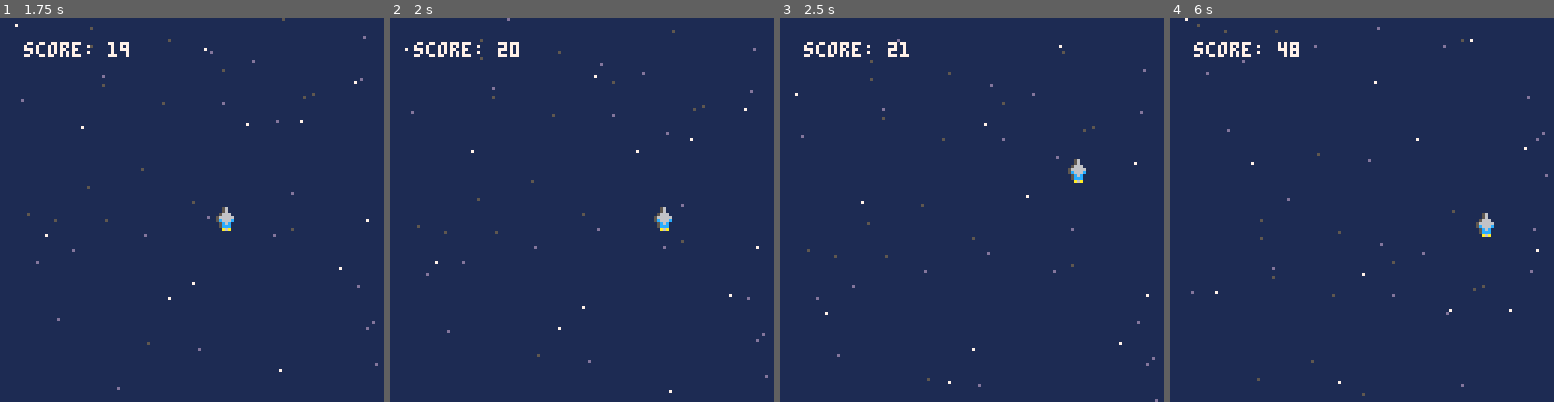
Above: before the commit, frames 1-4 (left to right).
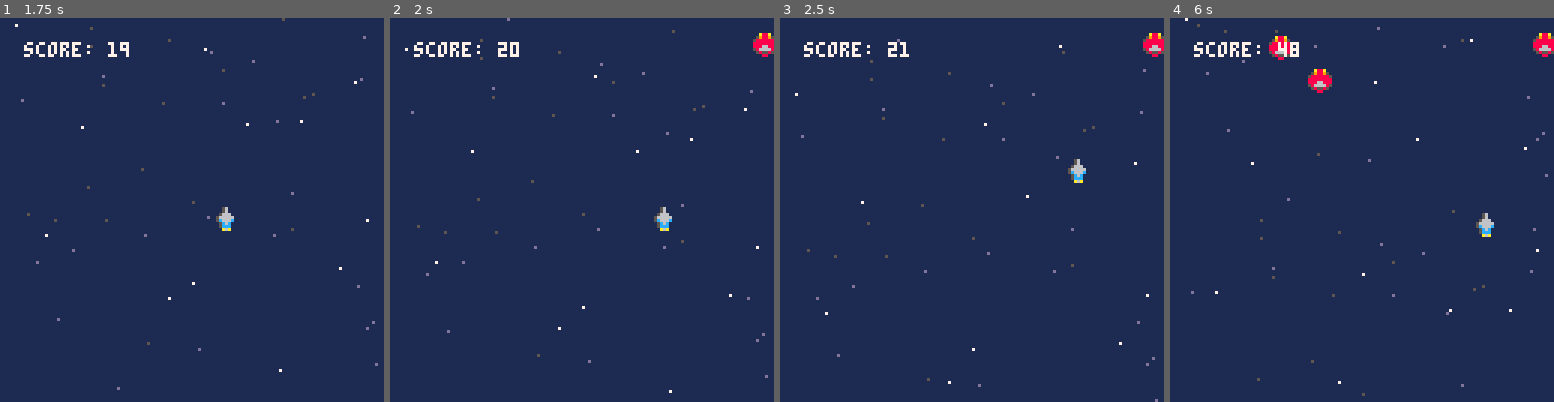
Above: after the commit, the same moments.

Repository: djc5627/pico8-first-game
Game: PICO-8 cartridge first_game.p8
Two runs of this game, one before a commit and one after it. Both use one fixed random seed, a clock stepped at 60 frames per second and the inputs below.
Inputs:
- Up to frame 1 (1.75 s): hold Right from 1.6 s (still down)
- Up to frame 2 (2 s): keep holding Right
- Up to frame 3 (2.5 s): release Right at 2.1 s; hold Up 2.15-2.42 s; hold Right from 2.47 s (still down)
- Up to frame 4 (6 s): release Right at 3.03 s; hold Left 3.08-3.58 s; hold Down 3.63-3.97 s; hold Right 4.02-4.68 s; hold Up 4.73-5.03 s; hold Left 5.08-5.68 s; hold Down from 5.73 s (still down)

Frame 1 is identical in both runs. In frame 2, 0.3% of the frame differs, in the area x 94-100%, y 3-11%; in frame 3, 0.3%; in frame 4, 0.8%, in the area x 25-100%, y 3-20%.

Commit message:
Add enemy and enemy spawner.

Diff:
--- a/first_game.p8
+++ b/first_game.p8
@@ -7,15 +7,17 @@
 #include src/star.lua
 #include src/starfield.lua
 #include src/hit.lua
+#include src/enemy.lua
+#include src/enemy_spawner.lua
 __gfx__
-00056000000000000000000000000000000000000000000000000000000000000000000000000000000000000000000000000000000000000000000000000000
-00056000000000000000000000000000000000000000000000000000000000000000000000000000000000000000000000000000000000000000000000000000
-00566600000000000000000000000000000000000000000000000000000000000000000000000000000000000000000000000000000000000000000000000000
-05666660000000000000000000000000000000000000000000000000000000000000000000000000000000000000000000000000000000000000000000000000
-05c666c0000000000000000000000000000000000000000000000000000000000000000000000000000000000000000000000000000000000000000000000000
-005c6c00000000000000000000000000000000000000000000000000000000000000000000000000000000000000000000000000000000000000000000000000
-005ccc00000000000000000000000000000000000000000000000000000000000000000000000000000000000000000000000000000000000000000000000000
-000a6a00000000000000000000000000000000000000000000000000000000000000000000000000000000000000000000000000000000000000000000000000
+0005600000a88a000000000000000000000000000000000000000000000000000000000000000000000000000000000000000000000000000000000000000000
+00056000059889500000000000000000000000000000000000000000000000000000000000000000000000000000000000000000000000000000000000000000
+00566600588888850000000000000000000000000000000000000000000000000000000000000000000000000000000000000000000000000000000000000000
+05666660888888880000000000000000000000000000000000000000000000000000000000000000000000000000000000000000000000000000000000000000
+05c666c0888668880000000000000000000000000000000000000000000000000000000000000000000000000000000000000000000000000000000000000000
+005c6c00586666850000000000000000000000000000000000000000000000000000000000000000000000000000000000000000000000000000000000000000
+005ccc00058558500000000000000000000000000000000000000000000000000000000000000000000000000000000000000000000000000000000000000000
+000a6a00000880000000000000000000000000000000000000000000000000000000000000000000000000000000000000000000000000000000000000000000
 
 
 
--- /dev/null
+++ b/src/enemy.lua
@@ -0,0 +1,14 @@
+enemy = entity:new({
+    health = 3,
+
+    update = function(_ENV)
+        if health <= 0 then
+            del(enemy_spawner.enemies, self)
+        end
+    end,
+
+    draw = function(_ENV)
+        -- rectfill(x, y, x+8, y+8, 8)
+        spr(1, x, y, 8, 8, false, false)
+    end
+})
--- /dev/null
+++ b/src/enemy_spawner.lua
@@ -0,0 +1,32 @@
+function _init_enemy_spawner()
+    -- Initialize enemy spawner properties
+    enemy_spawner = {
+        spawn_rate = 2, -- seconds between spawns
+        last_spawn_time = 0,
+        enemies = {}
+    }
+end
+
+function _update_enemy_spawner()
+    -- Check if it's time to spawn a new enemy
+    if time() - enemy_spawner.last_spawn_time >= enemy_spawner.spawn_rate then
+        local new_enemy = enemy:new({
+            x = flr(rnd(128)),
+            y = flr(rnd(20)),
+        })
+        add(enemy_spawner.enemies, new_enemy)
+        enemy_spawner.last_spawn_time = time()
+    end
+
+    -- Update existing enemies
+    for enemy in all(enemy_spawner.enemies) do
+        enemy:update()
+    end
+end
+
+function _draw_enemy_spawner()
+    -- Draw all enemies
+    for enemy in all(enemy_spawner.enemies) do
+        enemy:draw()
+    end
+end
--- a/src/main.lua
+++ b/src/main.lua
@@ -1,5 +1,6 @@
 function _init()
-    _initStars()
+    _init_stars()
+    _init_enemy_spawner()
     score = 0
 end
 
@@ -7,7 +8,8 @@
     _update_stars()
     _update_player_dir()
     _move_player()
-    _handle_collisions()
+    _handle_player_collisions()
+    _update_enemy_spawner()
 end
 
 function _draw()
@@ -15,6 +17,7 @@
     rectfill(0, 0, 127, 127, 1)
     _draw_stars()
     _draw_player()
+    _draw_enemy_spawner()
 
     print("score: "..global.score, 8, 8, 7)
 end
--- a/src/player.lua
+++ b/src/player.lua
@@ -55,7 +55,7 @@
     spr(0, playerPosX, playerPosY, 1, 1, false, false)
 end
 
-function _handle_collisions()
+function _handle_player_collisions()
     local t,nx,ny,tx,ty,intersect
     for star in all(stars) do
         t,nx,ny,tx,ty,intersect = hit(
--- a/src/star.lua
+++ b/src/star.lua
@@ -2,14 +2,6 @@
     spd = .5,
     rad = 0,
     clr = 13,
-
-    new = function(self, tbl)
-        tbl = tbl or {}
-        setmetatable(tbl, {
-            __index=self
-        })
-        return tbl
-    end,
 
     update = function(_ENV)
         y += spd
@@ -20,12 +12,7 @@
     end,
 
     draw = function(_ENV)
-        circfill(
-            x,
-            y,
-            rad,
-            clr
-        )
+        circfill(x,y,rad,clr)
     end
 })
 
--- a/src/starfield.lua
+++ b/src/starfield.lua
@@ -1,5 +1,5 @@
 ---@diagnostic disable: undefined-global
-function _initStars()
+function _init_stars()
     stars = {}
     star_types = {star, far_star, near_star}
 
